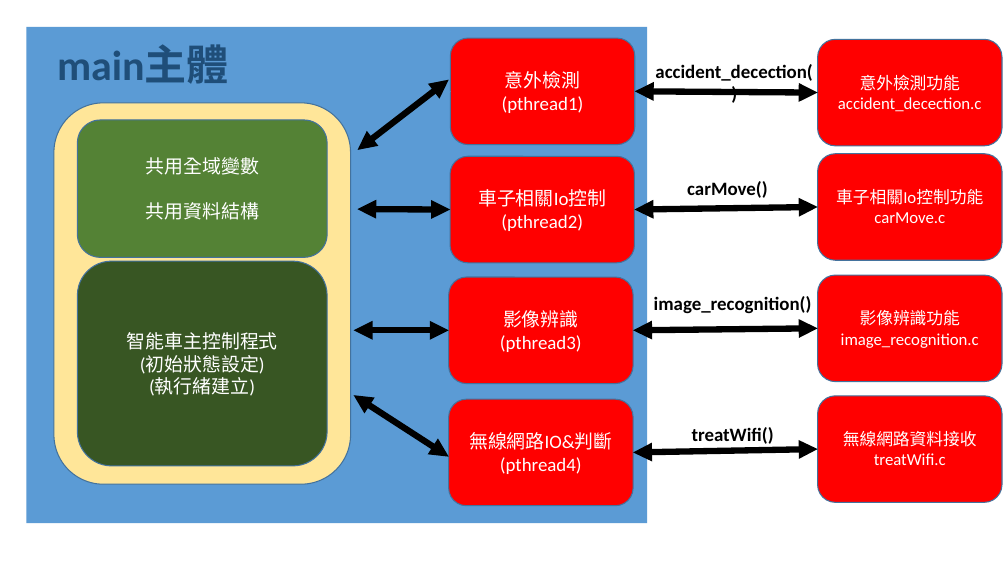
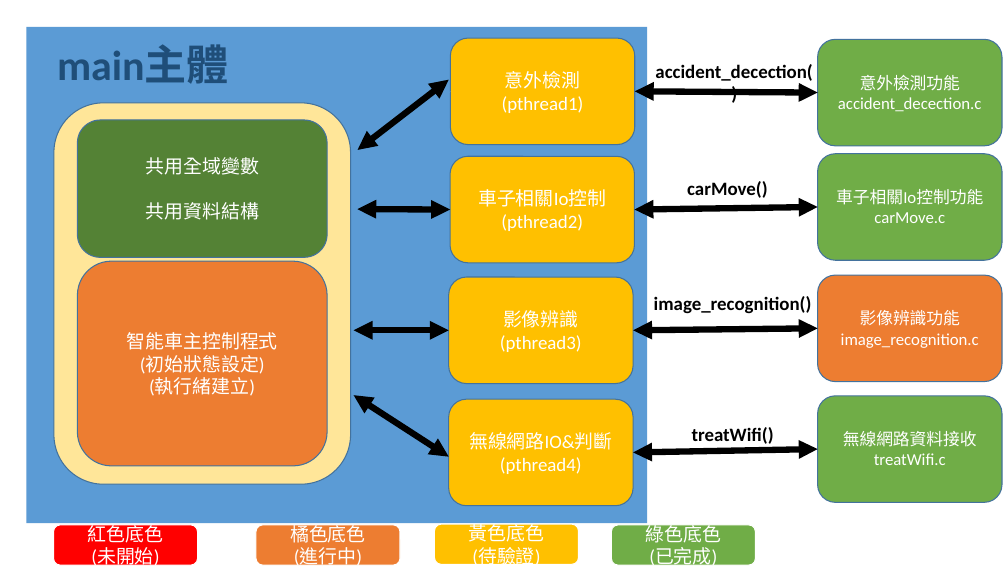
Before and after one commit to mskhrk/nttu_smartCar, a slide deck: slide 1 of document/運作流程圖.pptx. Drawn at 1008x567 pixels with LibreOffice and Linux fonts; fonts in the diff are those of the drawing. Boxes give left, top, right and bottom in pixels: in the first picture for what was removed or moved away, otherwise in the second. Text is boxed around its words. In the diff, an @@ line names an element or a change of style, - is before the commit and + after.

Commit message:
20180603
文件更新
開始 檢測目前位置與方位功能建置

```diff
--- a/document/運作流程圖.pptx
+++ b/document/運作流程圖.pptx
@@ fill #FF0000 to #70AD47 in 3 elements at (818, 39, 1003, 146), (818, 396, 1003, 503), (818, 154, 1003, 260) @@
@@ rounded rectangle "智能車主控制程式 (初始狀態設定) (執行緒建立)" at (77, 261, 327, 466): fill #385723 to #ED7D31 @@
@@ rounded rectangle "影像辨識功能 image_recognition.c" at (818, 275, 1003, 382): fill #FF0000 to #ED7D31 @@
@@ fill #FF0000 to #FFC000 in 4 elements at (449, 277, 634, 383), (451, 38, 635, 144), (450, 157, 634, 263), (449, 399, 634, 506) @@
@@ rounded rectangle added at (54, 525, 198, 565), fill #FF0000, outline #FFFFFF 1 pt, 18 pt, text #FFFFFF @@
+紅色底色
+(未開始)
@@ rounded rectangle added at (256, 525, 401, 565), fill #ED7D31, outline #FFFFFF 1 pt, 18 pt, text #FFFFFF @@
+橘色底色
+(進行中)
@@ rounded rectangle added at (435, 524, 579, 564), fill #FFC000, outline #FFFFFF 1 pt, 18 pt, text #FFFFFF @@
+黃色底色
+(待驗證)
@@ rounded rectangle added at (612, 525, 756, 565), fill #70AD47, outline #FFFFFF 1 pt, 18 pt, text #FFFFFF @@
+綠色底色
+(已完成)
```
Also in this commit, not shown: 9 other slides changed, 4 slides added, 2 slides removed, 3 other files.
